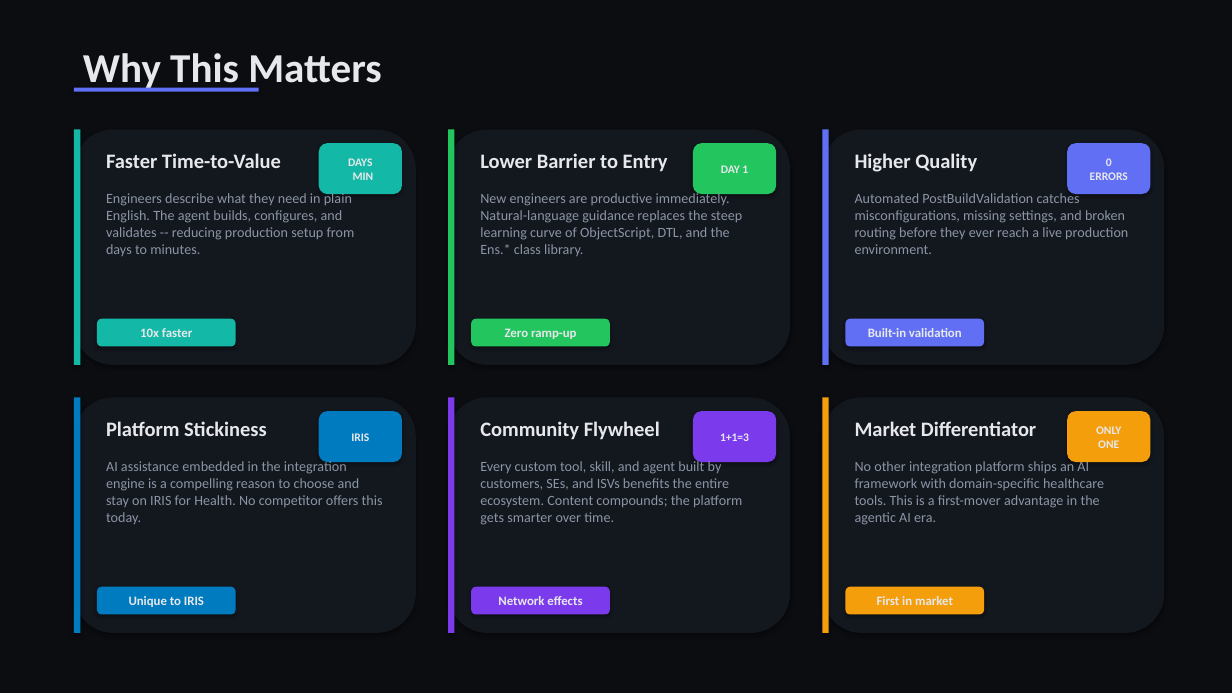
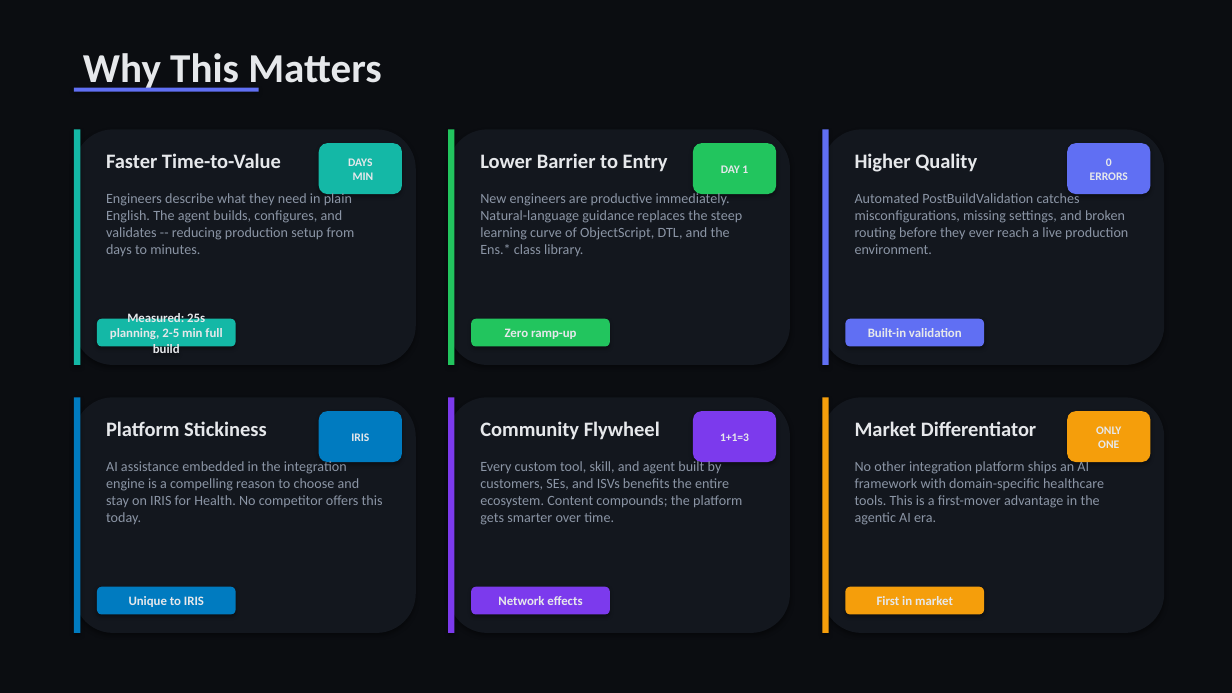
Before and after one commit to dfrancoisc/Agentic-Integration-Builder-Vibe-Coding, a slide deck: slide 7 of docs/Agentic_Health_Interop_Executive.pptx. Drawn at 1232x693 pixels with LibreOffice and Linux fonts; fonts in the diff are those of the drawing. Boxes give left, top, right and bottom in pixels: in the first picture for what was removed or moved away, otherwise in the second. Text is boxed around its words. In the diff, an @@ line names an element or a change of style, - is before the commit and + after.

```diff
--- a/docs/Agentic_Health_Interop_Executive.pptx
+++ b/docs/Agentic_Health_Interop_Executive.pptx
@@ text in rounded rectangle at [110,311,222,357]: text changed @@
-10x faster
+Measured: 25s planning, 2-5 min full build
```
Also in this commit, not shown: 4 other files.
